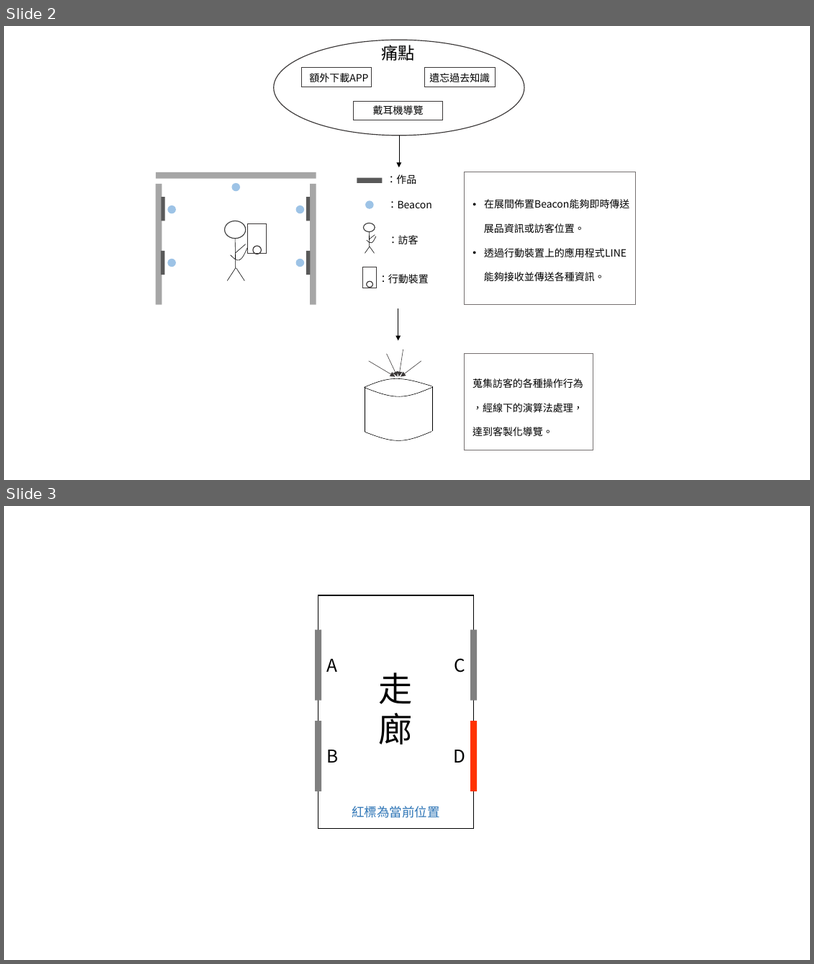
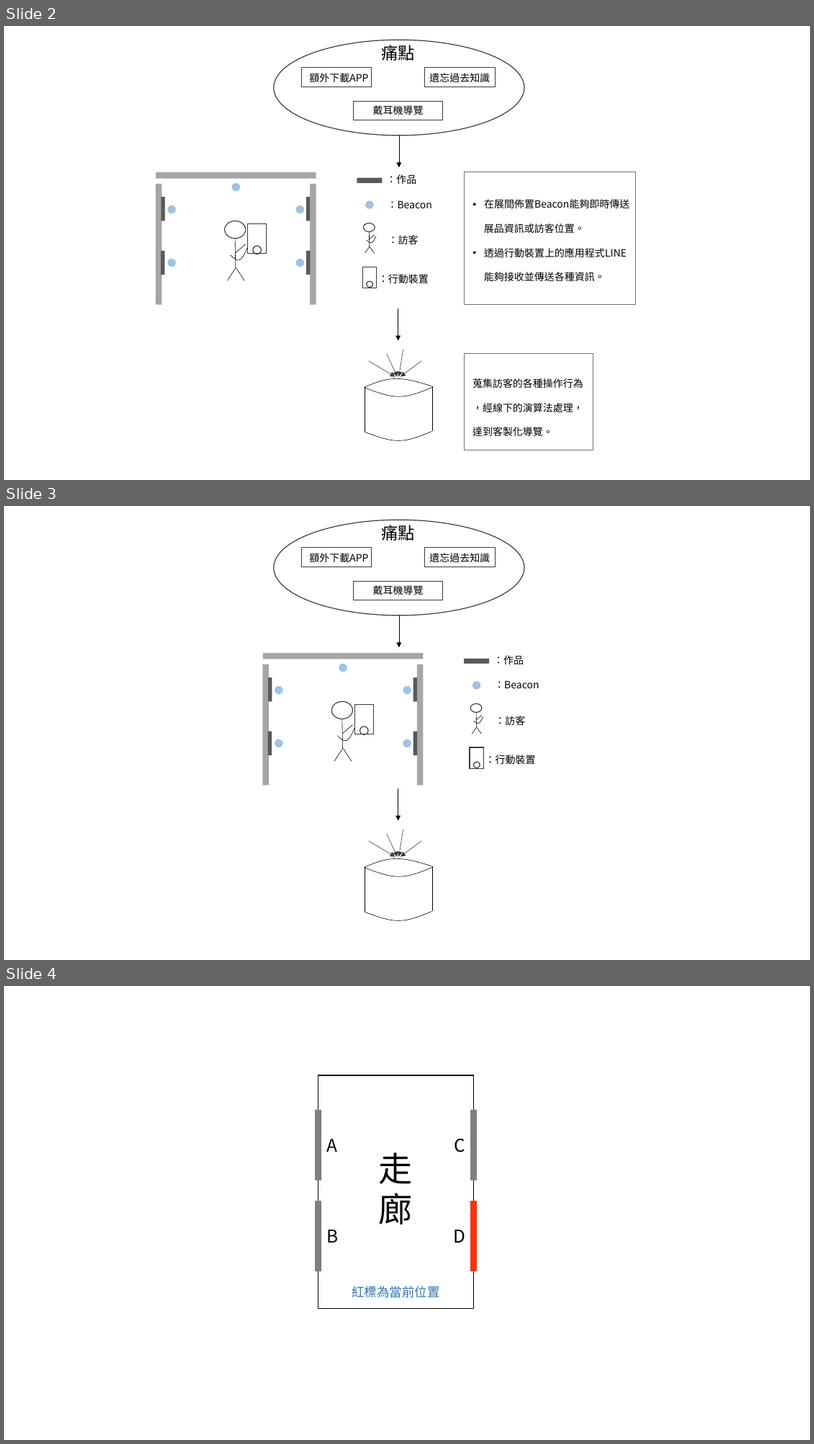
Before and after one commit to littleching26/master-thesis, a slide deck: demoPic.pptx. Shown one above the other, each under a label of ours: slides 2 and 3 before the commit, slides 2, 3 and 4 after it. The pictures are 814x964 and 814x1444 pixels, drawn with LibreOffice and Linux fonts; fonts in the diff are those of the drawing. Boxes give left, top, right and bottom in pixels: in the first picture for what was removed or moved away, otherwise in the second. Text is boxed around its words. In the diff, an @@ line names an element or a change of style, - is before the commit and + after.

```diff
--- a/demoPic.pptx
+++ b/demoPic.pptx
@@ slide 3 added at (x1=4, y1=506, x2=810, y2=960), background #FFFFFF @@
@@ group added at (x1=263, y1=520, x2=539, y2=921): 13 rectangles, 11 ellipses, 10 lines, 7 texts, 6 arrows, 5 freeform shapes @@
+戴耳機導覽
+額外下載APP
+遺忘過去知識
+痛點
+：作品
+：Beacon
+：訪客
+：行動裝置
@@ what was slide 3 is now slide 4 @@
```
Also in this commit, not shown: 3 other slides added, 3 other files.
